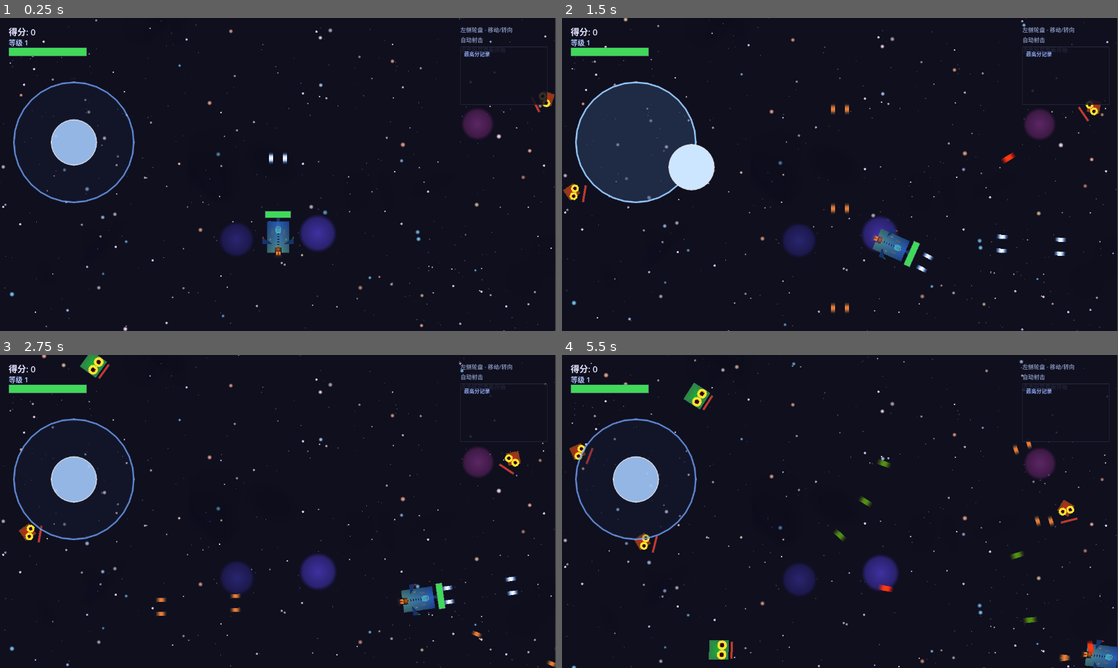
Above: before the commit, frames 1-4 (two rows, left to right).
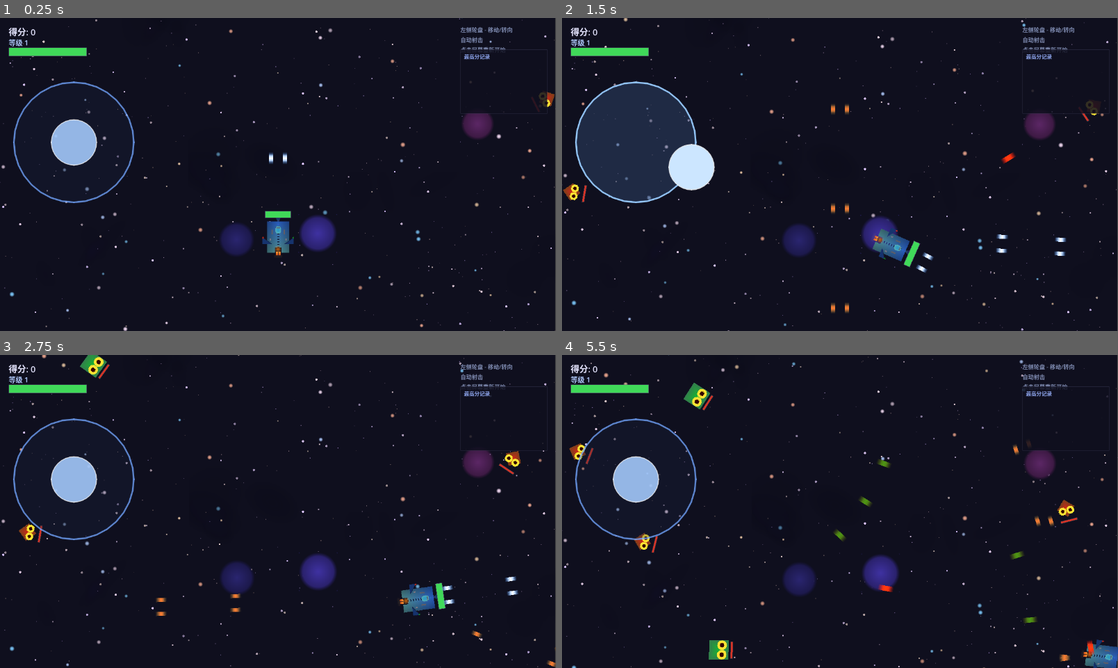
Above: after the commit, the same moments.

Repository: July-X/godot-game-one
Game: Godot game, scene res://scenes/main.tscn
Same seed, same stepped clock (60 frames per second), same inputs: the game is played once before the commit and once after it.
Inputs (mouse positions are in pixels of both pictures, inside the frame that each line leads up to):
- Up to frame 1 (0.25 s): no input
- Up to frame 2 (1.5 s): tap Enter at 0.5 s; move the mouse to (962, 158) at 0.52 s; tap R at 0.6 s; click (962, 158) at 0.67 s; drag from (728, 190) to (873, 237) at 1.27 s
- Up to frame 3 (2.75 s): move the mouse to (333, 442) at 2.02 s; tap R at 2.1 s; click (333, 442) at 2.17 s
- Up to frame 4 (5.5 s): drag from (812, 574) to (1073, 458) at 2.77 s; move the mouse to (1006, 558) at 3.52 s; tap R at 3.6, 5.1 s; click (1006, 558) at 3.67 s; drag from (673, 464) to (617, 536) at 4.27 s; move the mouse to (867, 511) at 5.02 s; click (867, 511) at 5.17 s

The runs differ from the first frame. In frame 1, 0.3% of the frame differs, in the area x 82-99%, y 9-31%; in frame 2, 0.3%; in frame 3, 0.2%; in frame 4, 0.3%.

Commit message:
fix: 排行榜与说明不重叠+小行星伤害1/2血量+受击全屏闪烁
- hud.tscn: LeaderboardPanel下移(66→72)避免与ControlsLabel重叠
- asteroid.gd: 撞击伤害从99改为max_health*0.5,死亡信息修改
- main.gd: 新增_damage_flash全屏红闪效果,受击时闪烁提醒玩家

Diff:
--- a/scenes/ui/hud.tscn
+++ b/scenes/ui/hud.tscn
@@ -74,9 +74,9 @@
 [node name="LeaderboardPanel" type="Panel" parent="."]
 anchor_left = 1.0
 offset_left = -220.0
-offset_top = 66.0
+offset_top = 72.0
 offset_right = -20.0
-offset_bottom = 200.0
+offset_bottom = 220.0
 theme_override_styles/panel = SubResource("3")
 
 [node name="LeaderboardLabel" type="Label" parent="LeaderboardPanel"]
--- a/scripts/asteroid.gd
+++ b/scripts/asteroid.gd
@@ -49,8 +49,8 @@
 
 func _on_body_entered(body: Node2D) -> void:
 	if body.is_in_group("player") and body.has_method("take_damage"):
-		GameState.death_message = "撞上小行星 粉身碎骨"
-		body.take_damage(99)
+		GameState.death_message = "撞上小行星 遭受重创"
+		body.take_damage(max(1.0, ceil(GameState.max_health * 0.5)))
 		_destroy()
 
 func _on_area_entered(area: Area2D) -> void:
--- a/scripts/main.gd
+++ b/scripts/main.gd
@@ -25,6 +25,7 @@
 	_spawn_mobile_controls()
 	_spawn_player()
 	_spawn_hud()
+	_spawn_damage_flash()
 	_start_bgm()
 	GameState.reset_game()
 	GameState.level_changed.connect(_on_level_up)
@@ -190,6 +191,32 @@
 		var mc = _mobile_controls_scene.instantiate()
 		add_child(mc)
 
+var _damage_flash: ColorRect
+
+func _spawn_damage_flash() -> void:
+	_damage_flash = ColorRect.new()
+	_damage_flash.color = Color(1.0, 0.0, 0.0, 0.0)
+	_damage_flash.z_index = 150
+	_damage_flash.mouse_filter = Control.MOUSE_FILTER_IGNORE
+	add_child(_damage_flash)
+	_damage_flash.set_anchors_and_offsets_preset(Control.PRESET_FULL_RECT)
+	var old_health: int = GameState.current_health
+	GameState.health_changed.connect(func(_cur: int, _max: int):
+		if GameState.current_health < old_health:
+			_trigger_damage_flash()
+		old_health = GameState.current_health
+	)
+
+func _trigger_damage_flash() -> void:
+	if not _damage_flash or not is_instance_valid(_damage_flash):
+		return
+	var tween := create_tween()
+	tween.tween_property(_damage_flash, "color", Color(1.0, 0.0, 0.0, 0.18), 0.05)
+	tween.tween_property(_damage_flash, "color", Color(1.0, 0.0, 0.0, 0.0), 0.25)
+	tween.tween_callback(func():
+		_damage_flash.color = Color(1.0, 0.0, 0.0, 0.0)
+	)
+
 func _process(delta: float) -> void:
 	if not GameState.game_running:
 		return
